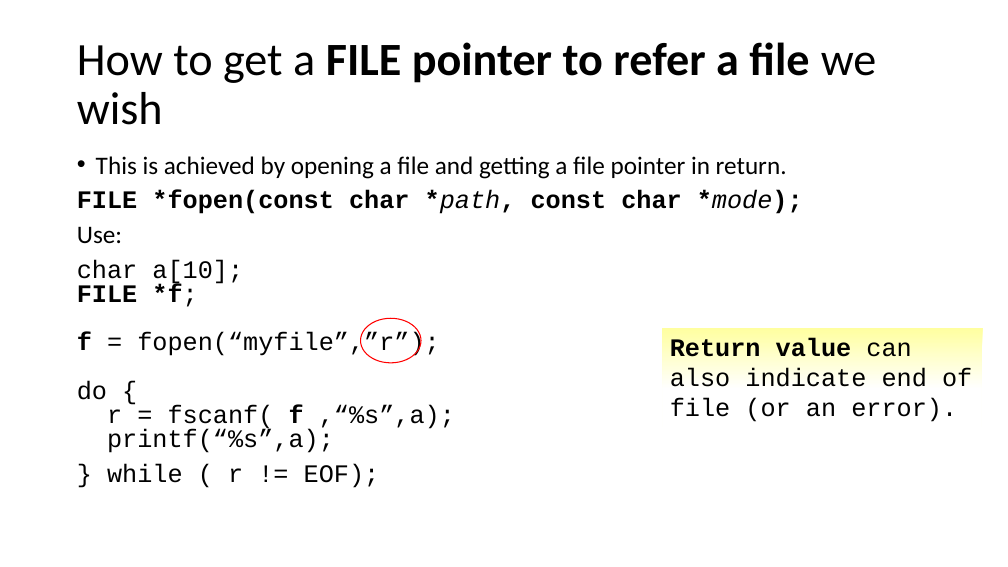
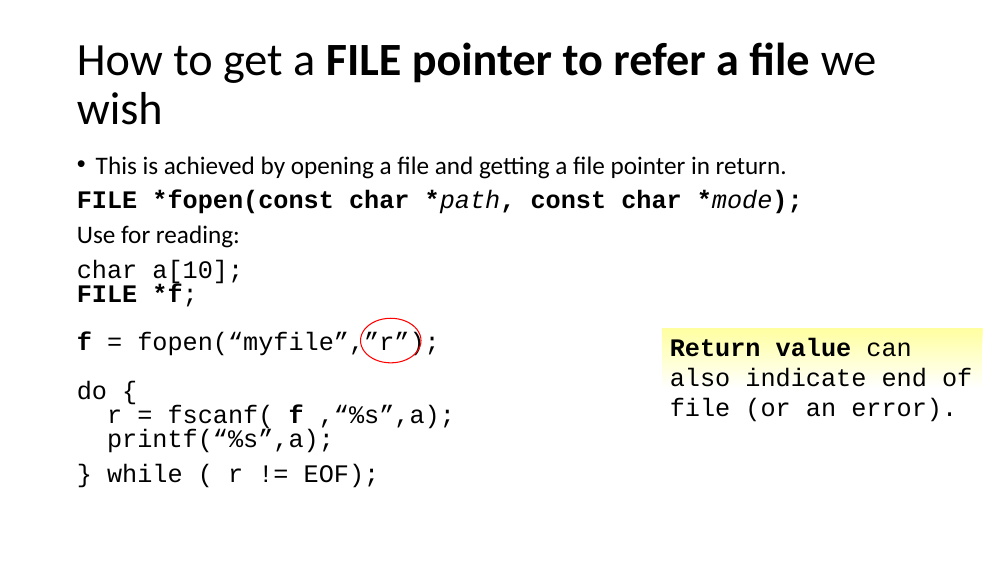
Before and after one commit to rbadrinath/FCP, a slide deck: slide 8 of slides/15-FileIO.pptx (slide 6 before the commit). Drawn at 1008x567 pixels with LibreOffice and Linux fonts; fonts in the diff are those of the drawing. Boxes give left, top, right and bottom in pixels: in the first picture for what was removed or moved away, otherwise in the second. Text is boxed around its words. In the diff, an @@ line names an element or a change of style, - is before the commit and + after.

```diff
--- a/slides/15-FileIO.pptx
+++ b/slides/15-FileIO.pptx
@@ text at (77,225,240,248): text changed @@
-Use:
+Use for reading:
```
Also in this commit, not shown: 4 other slides changed, 3 slides added, 3 other files.
